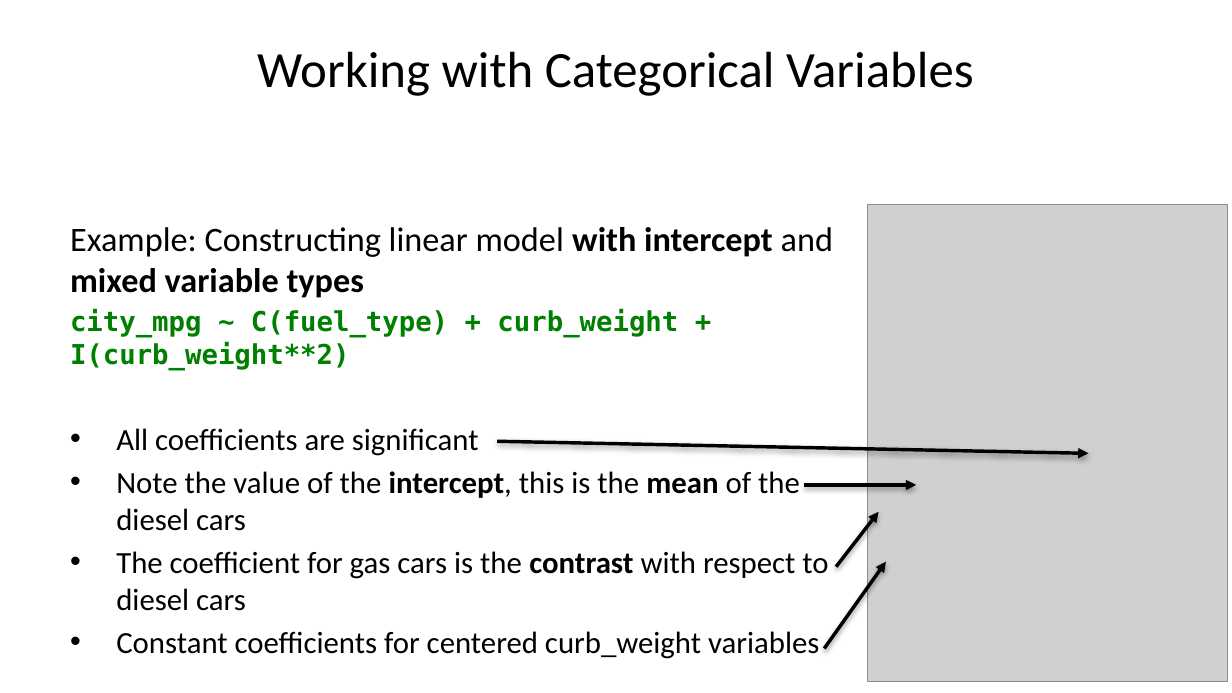
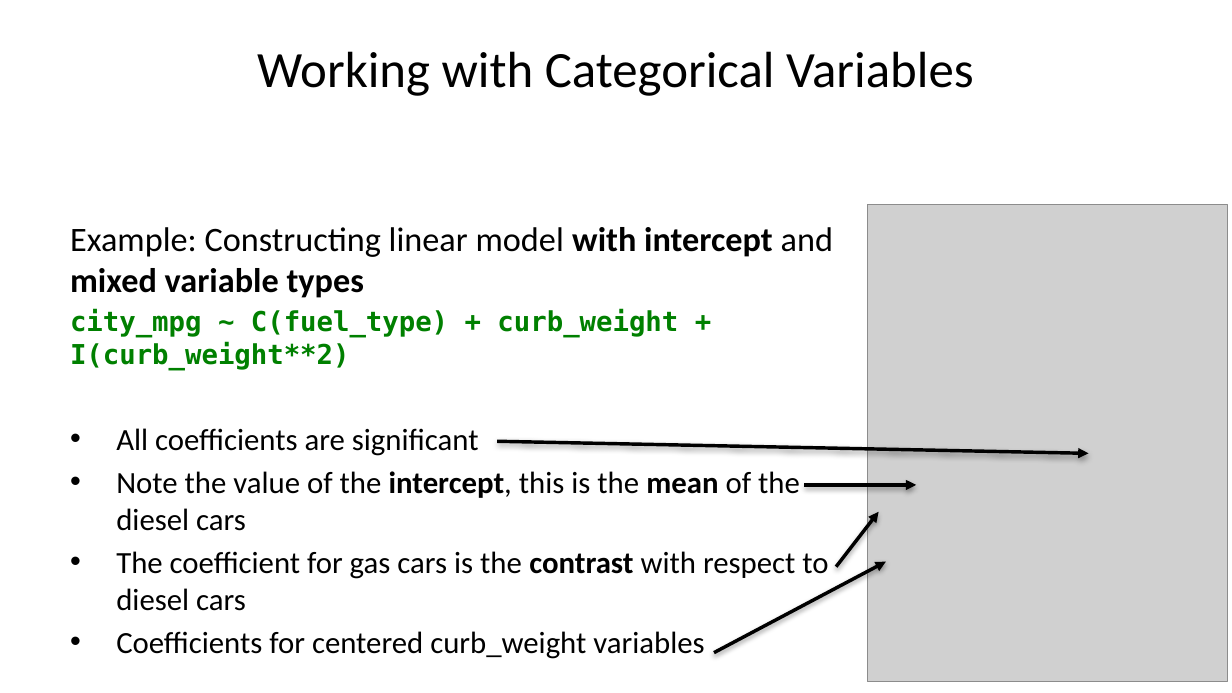
Before and after one commit to StephenElston/CSCI-E-83, a slide deck: slide 14 of LectureSlides/09_GeneralizingTheLinearModel.pptx. Drawn at 1232x693 pixels with LibreOffice and Linux fonts; fonts in the diff are those of the drawing; grey boxes stand for pictures. Boxes give left, top, right and bottom in pixels: in the first picture for what was removed or moved away, otherwise in the second. Text is boxed around its words. In the diff, an @@ line names an element or a change of style, - is before the commit and + after.

```diff
--- a/LectureSlides/09_GeneralizingTheLinearModel.pptx
+++ b/LectureSlides/09_GeneralizingTheLinearModel.pptx
@@ arrow moved from (824, 648) - (886, 562) to (715, 653) - (886, 562) @@
@@ text at (116, 631, 704, 659): text changed @@
-• Constant coefficients for centered curb_weight variables
+• Coefficients for centered curb_weight variables
```
Also in this commit, not shown: 10 other slides changed, 1 slide added.
